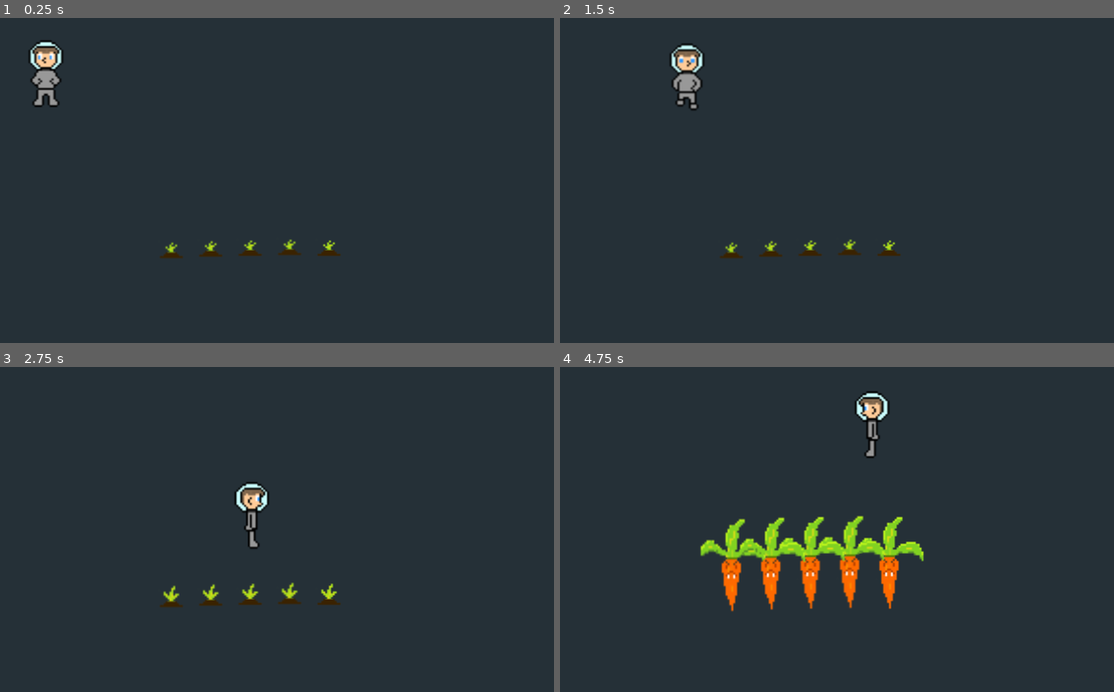
Above: before the commit, frames 1-4 (two rows, left to right).
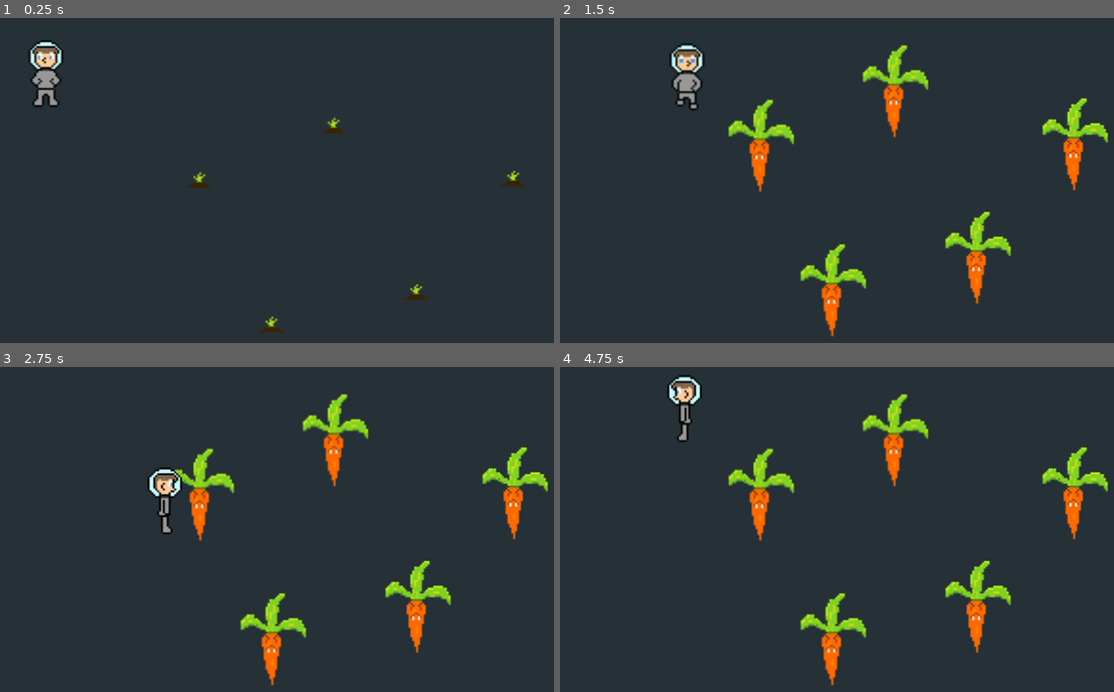
Above: after the commit, the same moments.

Repository: CaffeinatedCM/godot-wildjam-34
Game: Godot game, scene res://Main.tscn
The game is run twice, just before and just after one commit, with the same random seed, the same clock (stepped at 60 frames per second) and the same inputs.
Inputs:
- Up to frame 1 (0.25 s): no input
- Up to frame 2 (1.5 s): hold D (move_right) 0.53-1.28 s; hold S (move_down) from 1.28 s (still down)
- Up to frame 3 (2.75 s): release S (move_down) at 2.03 s; hold D (move_right) from 2.03 s (still down)
- Up to frame 4 (4.75 s): release D (move_right) at 2.78 s; hold W (move_up) 2.78-3.53 s; hold A (move_left) from 3.53 s (still down)

The runs differ from the first frame. In frame 1, 1.0% of the frame differs, in the area x 28-95%, y 30-97%; in frame 2, 5.5%; in frame 3, 6.9%; in frame 4, 11%, in the area x 19-99%, y 2-98%.

Commit message:
misc stuff

Diff:
--- a/src/entities/Carrot/Carrot.tscn
+++ b/src/entities/Carrot/Carrot.tscn
@@ -7,7 +7,6 @@
 [sub_resource type="Animation" id=1]
 resource_name = "Growing"
 length = 1.2
-loop = true
 tracks/0/type = "value"
 tracks/0/path = NodePath("Sprite:frame")
 tracks/0/interp = 1
@@ -43,7 +42,6 @@
 texture = ExtResource( 1 )
 hframes = 4
 vframes = 3
-frame = 11
 
 [node name="AnimationPlayer" type="AnimationPlayer" parent="."]
 autoplay = "Growing"
@@ -52,9 +50,11 @@
 [node name="CollisionShape2D" type="CollisionShape2D" parent="."]
 position = Vector2( 0, 5.875 )
 shape = SubResource( 2 )
+disabled = true
 
 [node name="StateMachine" type="Node" parent="."]
 script = ExtResource( 2 )
+initial_state = NodePath("Grow")
 
 [node name="Grow" type="Node" parent="StateMachine"]
 script = ExtResource( 3 )
--- a/src/entities/Player/Player.tscn
+++ b/src/entities/Player/Player.tscn
@@ -172,6 +172,7 @@
 
 [node name="StateMachine" type="Node" parent="."]
 script = ExtResource( 2 )
+initial_state = NodePath("Move")
 
 [node name="Move" type="Node" parent="StateMachine"]
 script = ExtResource( 3 )
--- a/src/levels/Sandbox.tscn
+++ b/src/levels/Sandbox.tscn
@@ -5,16 +5,16 @@
 [node name="Sandbox" type="Node2D"]
 
 [node name="Carrot" parent="." instance=ExtResource( 1 )]
-position = Vector2( 172.233, 106.752 )
+position = Vector2( 268.668, 70.242 )
 
 [node name="Carrot2" parent="." instance=ExtResource( 1 )]
-position = Vector2( 89.6882, 107.943 )
+position = Vector2( 104.372, 71.0364 )
 
 [node name="Carrot3" parent="." instance=ExtResource( 1 )]
-position = Vector2( 151.597, 106.356 )
+position = Vector2( 217.871, 129.77 )
 
 [node name="Carrot4" parent="." instance=ExtResource( 1 )]
-position = Vector2( 130.961, 106.753 )
+position = Vector2( 174.615, 42.4632 )
 
 [node name="Carrot5" parent="." instance=ExtResource( 1 )]
-position = Vector2( 110.324, 107.15 )
+position = Vector2( 142.072, 146.835 )
